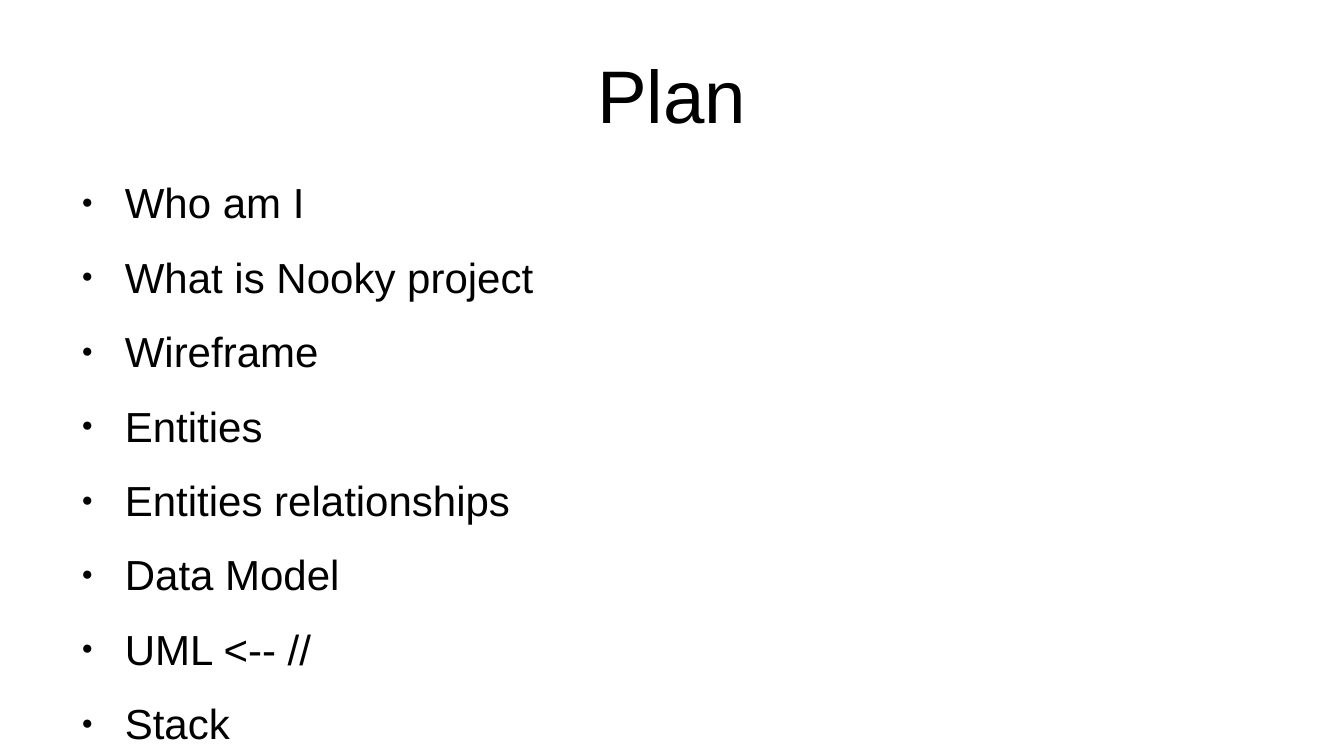
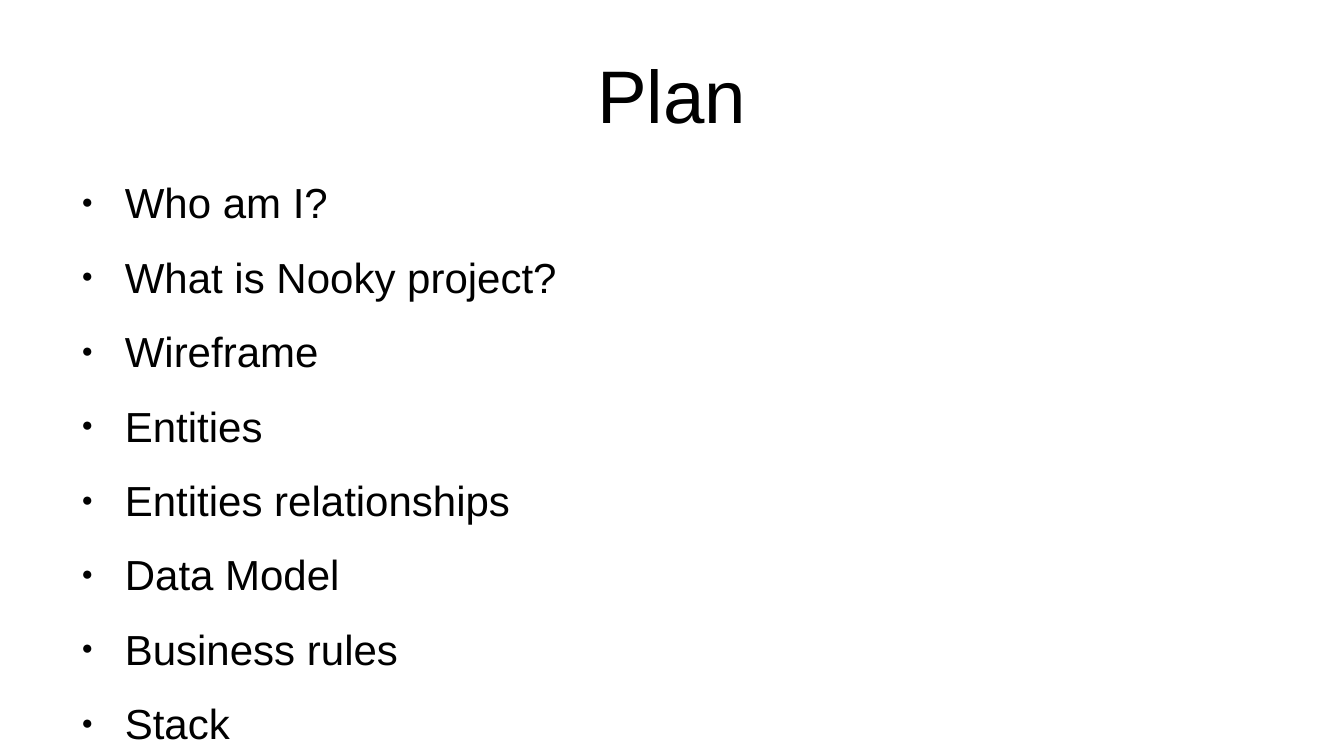
Before and after one commit to EmmaBroudic/Projet-Nooky, a slide deck: slide 2 of Pres.odp. Drawn at 1344x756 pixels with LibreOffice and Linux fonts; fonts in the diff are those of the drawing. Boxes give left, top, right and bottom in pixels: in the first picture for what was removed or moved away, otherwise in the second. Text is boxed around its words. In the diff, an @@ line names an element or a change of style, - is before the commit and + after.

```diff
--- a/Pres.odp
+++ b/Pres.odp
@@ text at (x1=125, y1=187, x2=556, y2=301): text changed @@
-● Who am I
-● What is Nooky project
+● Who am I?
+● What is Nooky project?
@@ text at (x1=125, y1=634, x2=398, y2=666): text changed @@
-● UML <-- //
+● Business rules
```
Also in this commit, not shown: 4 other slides changed, 1 slide added, 1 other file.
